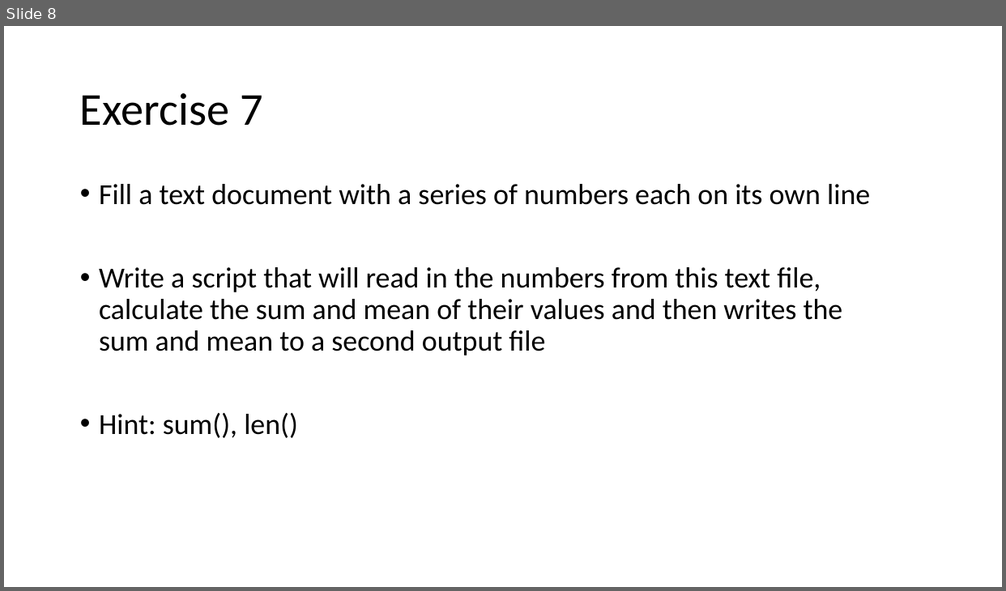
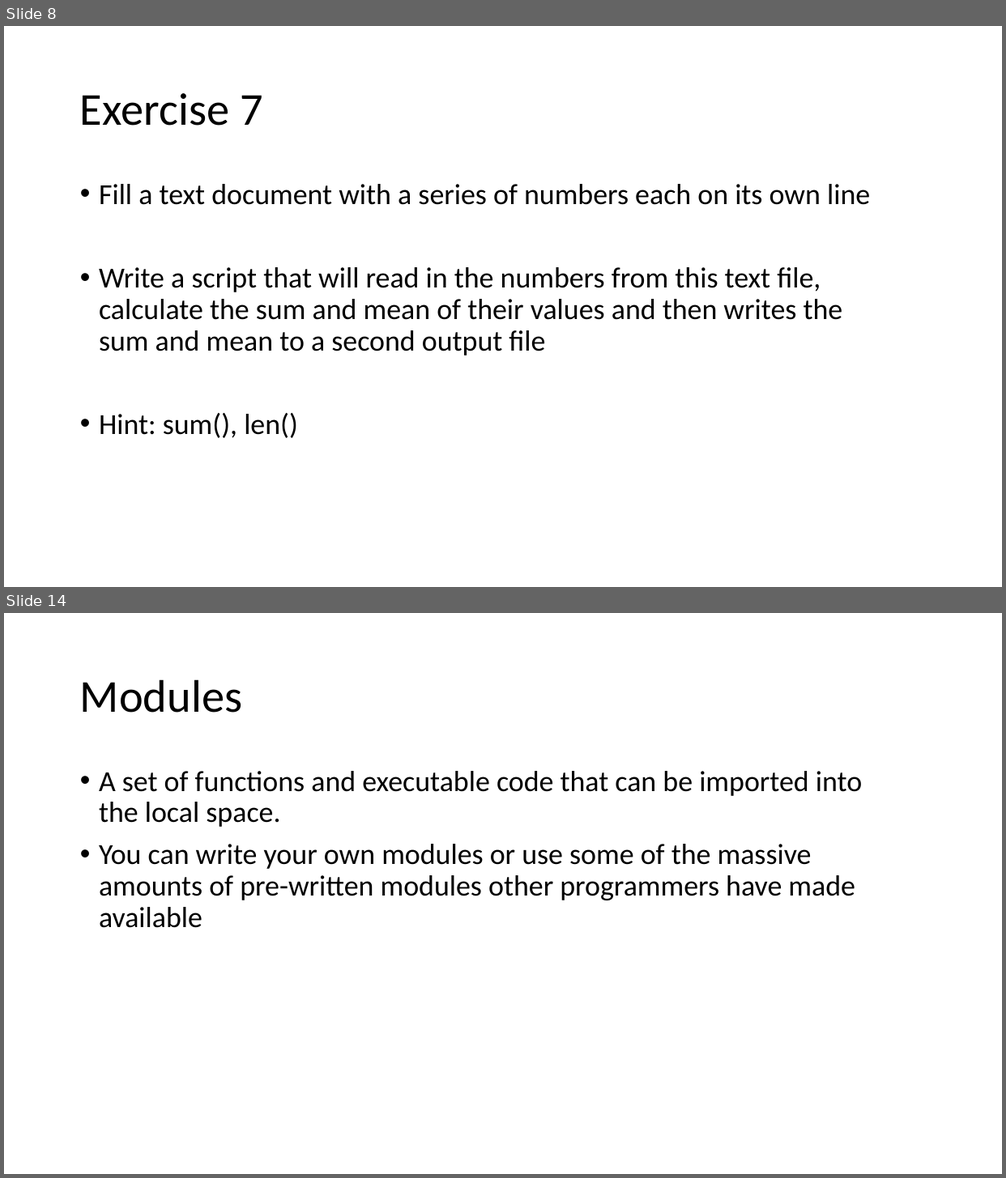
Before and after one commit to bunnylab/intropython-workshop, a slide deck: slides/day2.pptx. Shown one above the other, each under a label of ours: slide 8 before the commit, slides 8 and 14 after it; the slides between them are not shown. The pictures are 1006x591 and 1006x1178 pixels, drawn with LibreOffice and Linux fonts; fonts in the diff are those of the drawing. Boxes give left, top, right and bottom in pixels: in the first picture for what was removed or moved away, otherwise in the second. Text is boxed around its words. In the diff, an @@ line names an element or a change of style, - is before the commit and + after.

```diff
--- a/slides/day2.pptx
+++ b/slides/day2.pptx
@@ slide 14 added at (x1=4, y1=613, x2=1002, y2=1174), background #FFFFFF @@
@@ title added at (x1=80, y1=679, x2=242, y2=713), 44 pt, text #000000 @@
+Modules
@@ text added at (x1=99, y1=771, x2=862, y2=928), 28 pt, text #000000 @@
+• A set of functions and executable code that can be imported into the local space.
+• You can write your own modules or use some of the massive amounts of pre-written modules other programmers have made available
```
Also in this commit, not shown: 2 slides changed, 7 other slides added, 25 other files.
